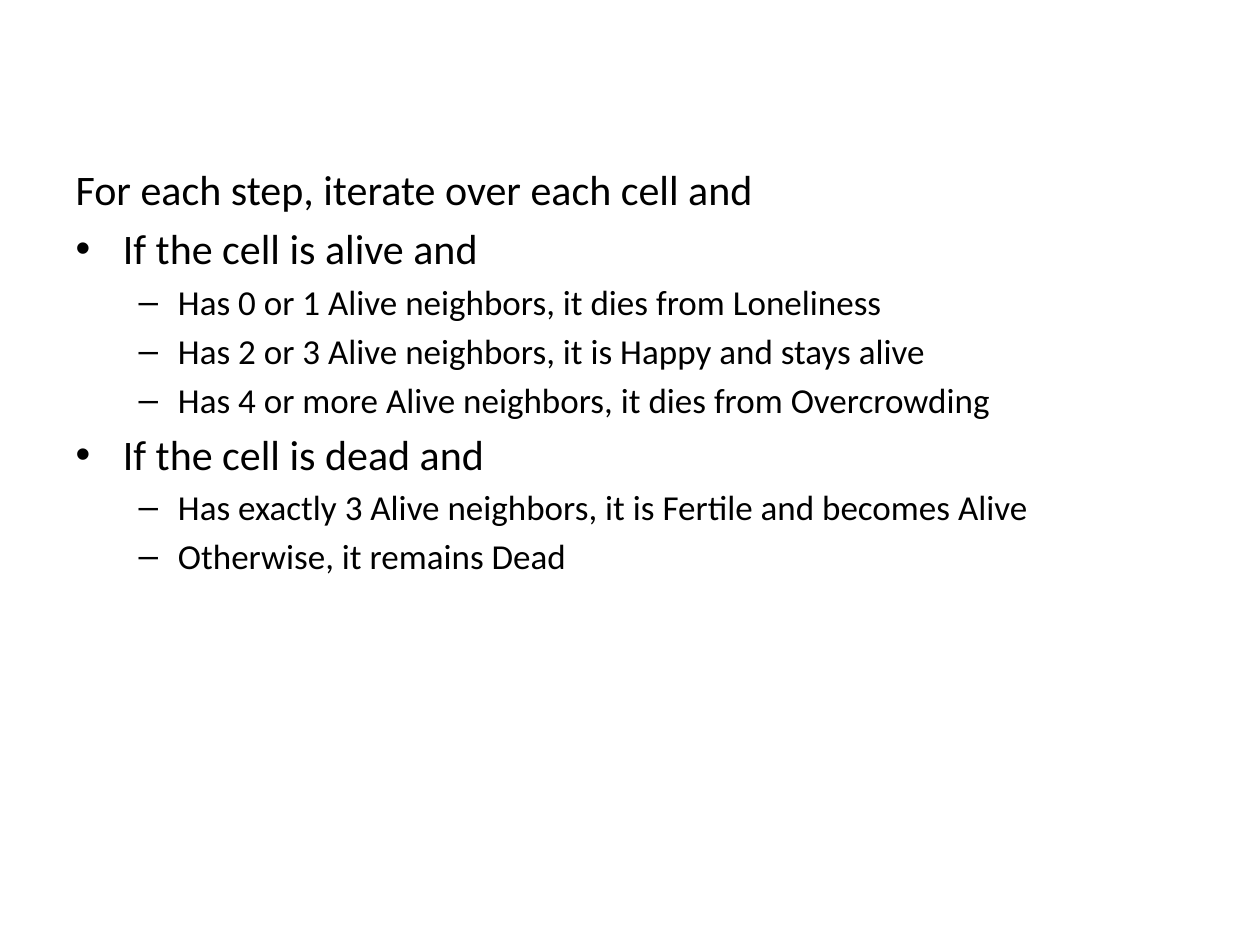
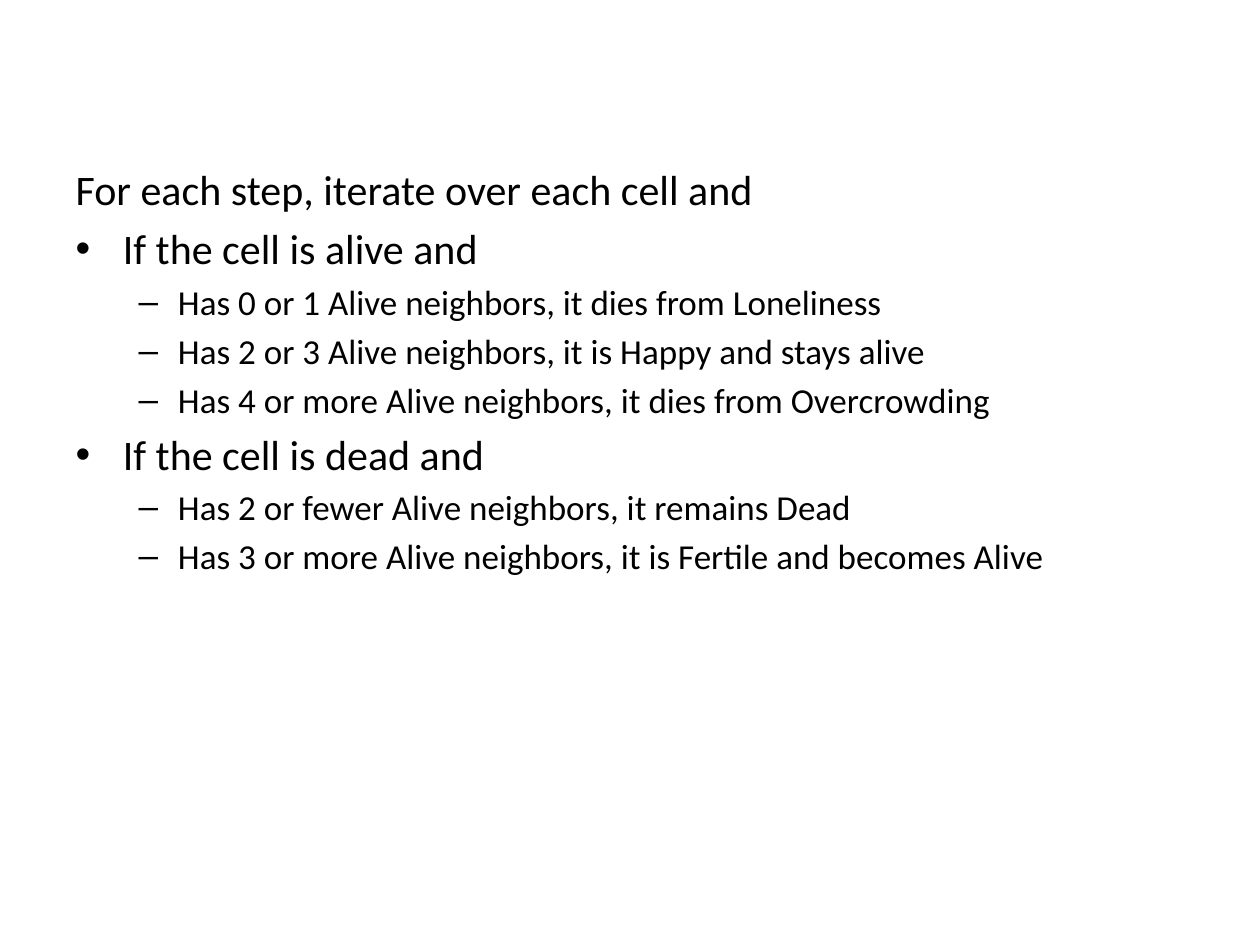
Before and after one commit to plaidgroup/plaid-lang, a slide deck: slide 28 of demo/doc/presentation.pptx. Drawn at 1260x945 pixels with LibreOffice and Linux fonts; fonts in the diff are those of the drawing; background and template pictures are left out. Boxes give left, top, right and bottom in pixels: in the first picture for what was removed or moved away, otherwise in the second. Text is boxed around its words. In the diff, an @@ line names an element or a change of style, - is before the commit and + after.

Commit message:
updated presentation

```diff
--- a/demo/doc/presentation.pptx
+++ b/demo/doc/presentation.pptx
@@ text at bbox=[178, 495, 1043, 575]: text changed @@
-  – Has exactly 3 Alive neighbors, it is Fertile and becomes Alive
-  – Otherwise, it remains Dead
+  – Has 2 or fewer Alive neighbors, it remains Dead
+  – Has 3 or more Alive neighbors, it is Fertile and becomes Alive
```
Also in this commit, not shown: 1 other slide changed, 2 other files.
